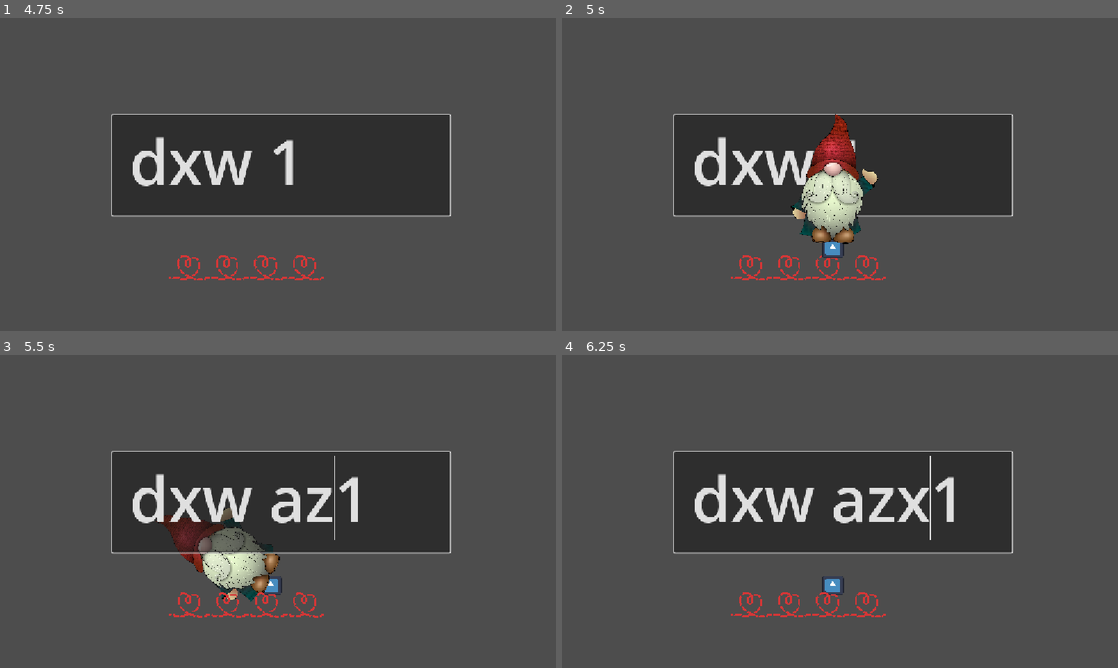
Above: before the commit, frames 1-4 (two rows, left to right).
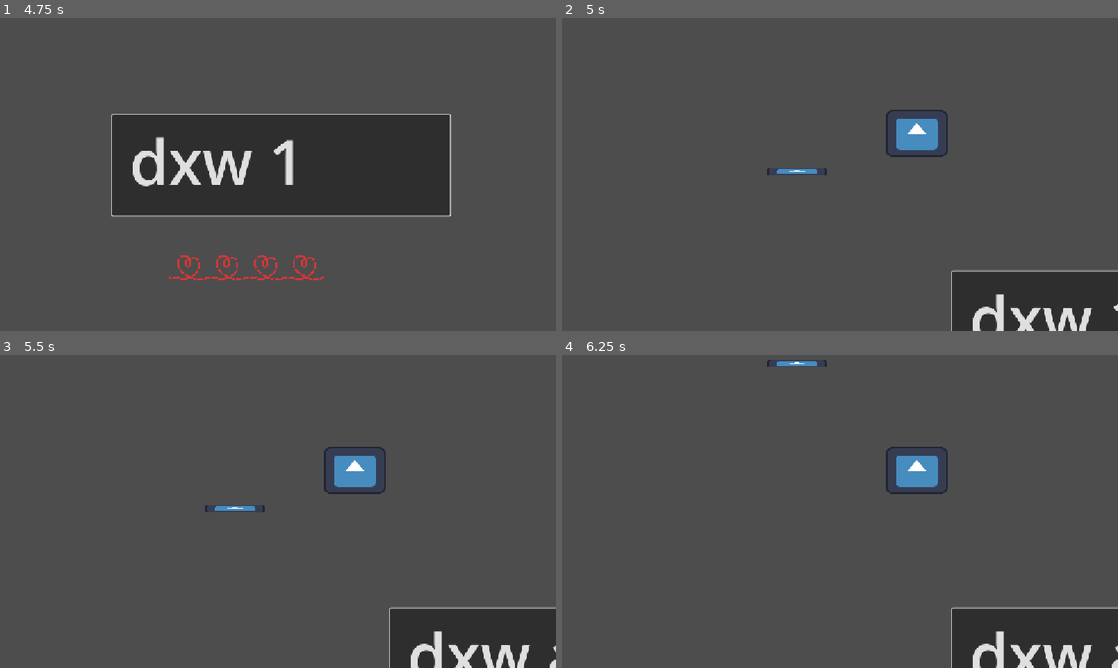
Above: after the commit, the same moments.

Repository: Triktor1/ComJamOn2026
Game: Godot game, scene res://escenas/mainMenu.tscn
The game is run twice, just before and just after one commit, with the same random seed, the same clock (stepped at 60 frames per second) and the same inputs. The engine's default icon, where the game draws it, is replaced by a stand-in: a white triangle on a blue panel in a dark square.
Inputs (mouse positions are in pixels of both pictures, inside the frame that each line leads up to):
- Up to frame 1 (4.75 s): click (222, 202) at 0.5 s; click (283, 165) at 1.27 s; type "12" at 1.35 s; tap Enter at 2 s; move the mouse to (400, 158) at 2.02 s; hold D (Right) 2.03-2.78 s; hold Space (Space) 2.03-2.78 s; move the mouse to (166, 190) at 2.77 s; hold S (Down) 2.78-3.53 s; tap Z at 2.85 s; tap Space (Space) at 3.5, 4.35 s; move the mouse to (333, 105) at 3.52 s; hold D (Right) 3.53-4.28 s; hold X 3.53-4.28 s; move the mouse to (250, 237) at 4.27 s; hold W (Up) from 4.28 s (still down)
- Up to frame 2 (5 s): keep holding W (Up)
- Up to frame 3 (5.5 s): move the mouse to (444, 558) at 5.02 s; release W (Up) at 5.03 s; hold A (Left) from 5.03 s (still down); hold Z from 5.03 s (still down)
- Up to frame 4 (6.25 s): keep holding A (Left); move the mouse to (673, 464) at 5.77 s; release Z at 5.78 s; tap X at 5.85 s

Frame 1 is identical in both runs. In frame 2, 27% of the frame differs, in the area x 20-100%, y 29-100%; in frame 3, 27%; in frame 4, 26%.

Commit message:
intentando que la frigoaguja funcione

Diff:
--- a/escenas/Minigames/scripts/mini_aguja.gd
+++ b/escenas/Minigames/scripts/mini_aguja.gd
@@ -31,6 +31,8 @@
 
 func _on_col(area:Area2D):
 	if area==win_area:
-		print("win") #funcion instawin
+		print("win")
+		minigame_manager.changeWin(true)
 	elif area==lose_area:
-		print("lose") #funcion instalose
+		print("loose")
+		minigame_manager.changeWin(false)
--- a/escenas/managers/game_manager.tscn
+++ b/escenas/managers/game_manager.tscn
@@ -2,9 +2,10 @@
 
 [ext_resource type="Script" uid="uid://cfjb0nxhp0qbu" path="res://scripts/game_manager.gd" id="1_70yv6"]
 [ext_resource type="PackedScene" uid="uid://0xv1hppkgnqe" path="res://escenas/Minigames/scenes/mini_tirasoga.tscn" id="2_nkm13"]
-[ext_resource type="PackedScene" path="res://escenas/Minigames/scenes/mini_alfredo.tscn" id="3_idhd0"]
+[ext_resource type="PackedScene" uid="uid://xfryq41w5dvc" path="res://escenas/Minigames/scenes/mini_alfredo.tscn" id="3_idhd0"]
 [ext_resource type="PackedScene" uid="uid://bcjubf8rcupmq" path="res://escenas/Minigames/scenes/mini_guitarra.tscn" id="4_idhd0"]
+[ext_resource type="PackedScene" uid="uid://b8afn2otjlwku" path="res://escenas/Minigames/scenes/mini_aguja.tscn" id="5_kkigx"]
 
 [node name="GameManager" type="Node" unique_id=1288491050]
 script = ExtResource("1_70yv6")
-minigames = Array[PackedScene]([ExtResource("3_idhd0"), ExtResource("2_nkm13"), ExtResource("4_idhd0")])
+minigames = Array[PackedScene]([ExtResource("3_idhd0"), ExtResource("2_nkm13"), ExtResource("4_idhd0"), ExtResource("5_kkigx")])
Not shown: 1 places in escenas/Minigames/scenes/mini_aguja.tscn that only renumber resources
